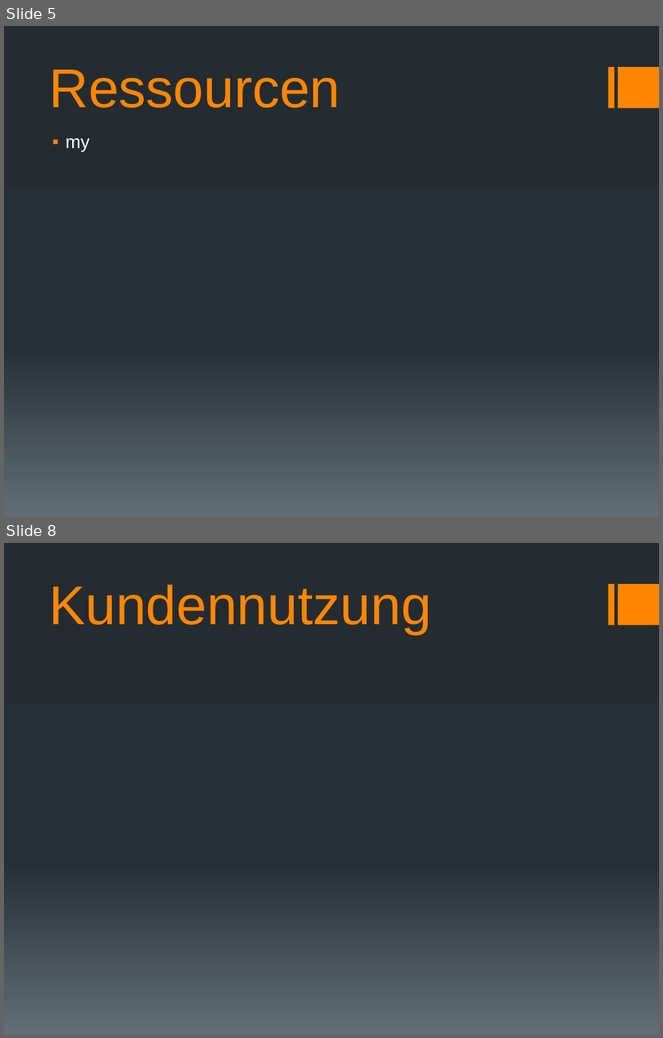
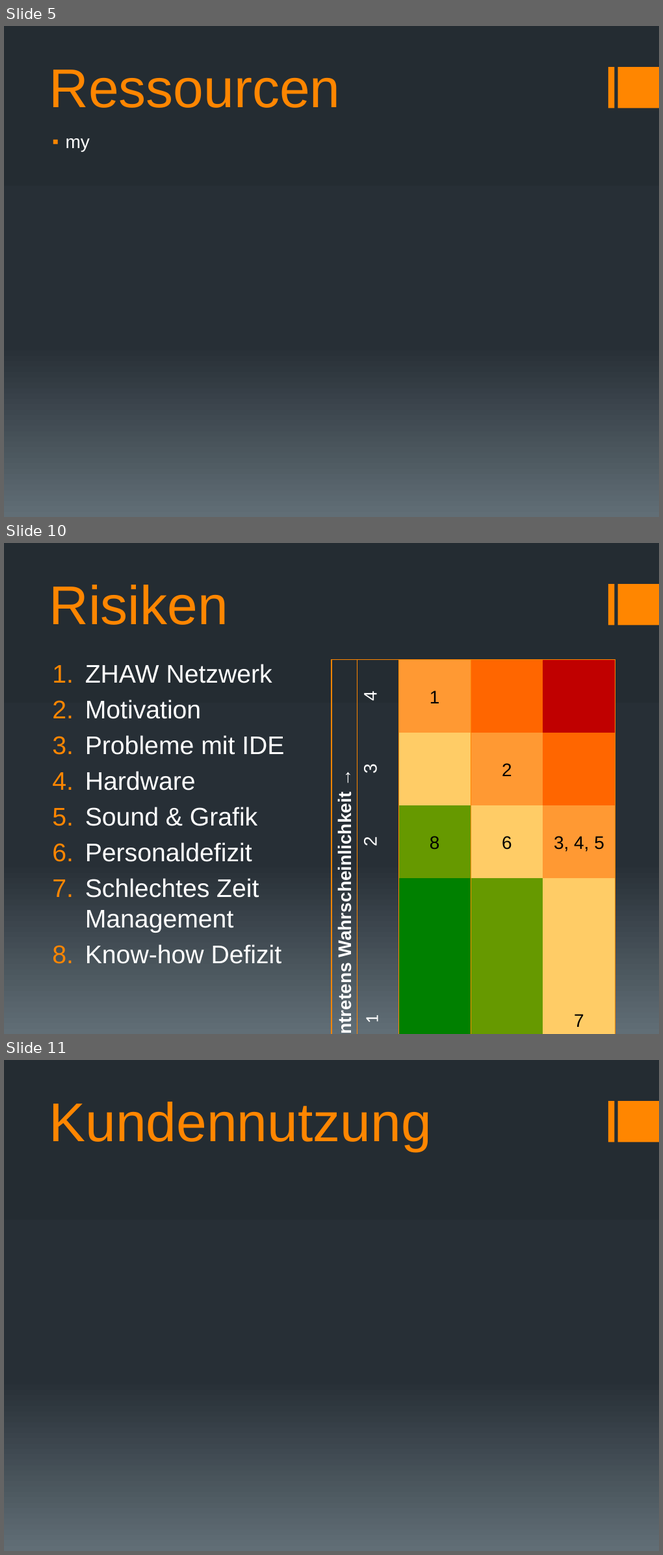
Before and after one commit to docker-apps/Docker, a slide deck: Documents/Projektskizze/Projektskizze_Präsentation_v1.pptx. Shown one above the other, each under a label of ours: slides 5 and 8 before the commit, slides 5, 10 and 11 after it; the slides between them are not shown. The pictures are 663x1038 and 663x1555 pixels, drawn with LibreOffice and Linux fonts; fonts in the diff are those of the drawing. Boxes give left, top, right and bottom in pixels: in the first picture for what was removed or moved away, otherwise in the second. Text is boxed around its words. In the diff, an @@ line names an element or a change of style, - is before the commit and + after.

```diff
--- a/Documents/Projektskizze/Projektskizze_Präsentation_v1.pptx
+++ b/Documents/Projektskizze/Projektskizze_Präsentation_v1.pptx
@@ slide 10 added at (4, 543, 659, 1034), background gradient #242C33 to #273037 to #636D76; not listed: 2 template elements that a slide beside it also shows @@
@@ title added at (49, 585, 228, 625), 60 pt, text #FF8600 @@
+Risiken
@@ table added at (332, 659, 614, 1030), 6 rows, 5 columns @@
+Eintretens Wahrscheinlichkeit → | 4 | 1 |  | 
+ | 3 |  | 2 | 
+ | 2 | 8 | 6 | 3, 4, 5
+ | 1 |  |  | 7
+ |  | Niedrig | Mittel | Hoch
+ |  | Auswirkung → |  | 
@@ text added at (85, 664, 284, 964), 28 pt, text #FFFFFF @@
+1. ZHAW Netzwerk
+2. Motivation
+3. Probleme mit IDE
+4. Hardware
+5. Sound & Grafik
+6. Personaldefizit
+7. Schlechtes Zeit Management
+8. Know-how Defizit
@@ what was slide 8 is now slide 11 @@
```
Also in this commit, not shown: 4 other slides added, 2 slides removed, 3 other files.
